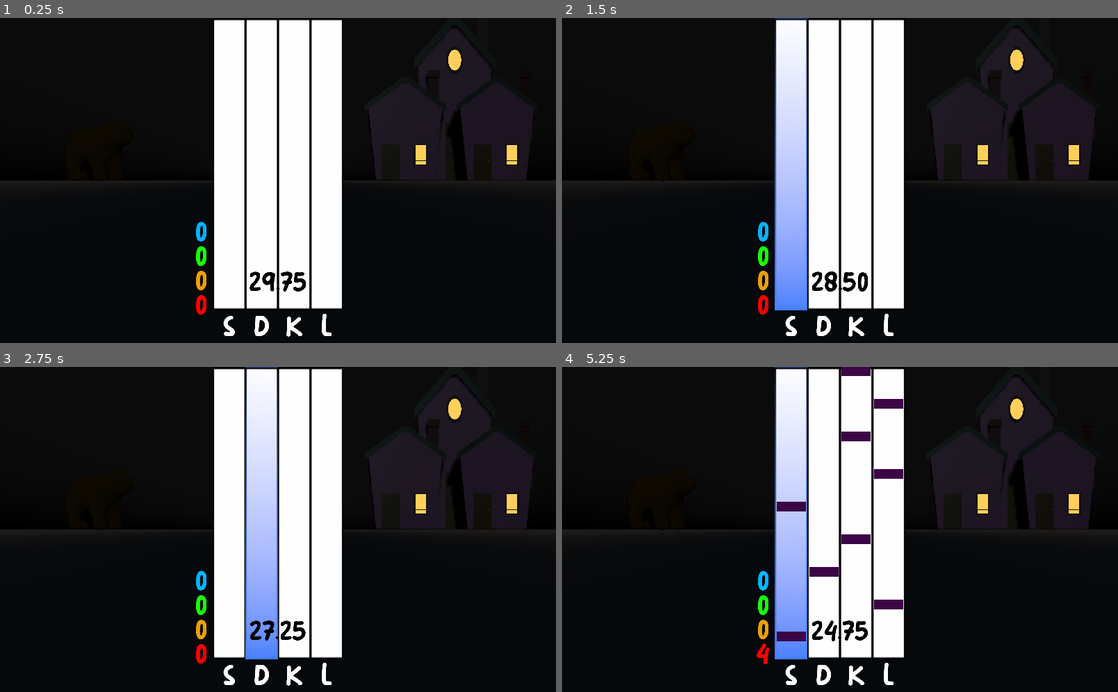
Above: before the commit, frames 1-4 (two rows, left to right).
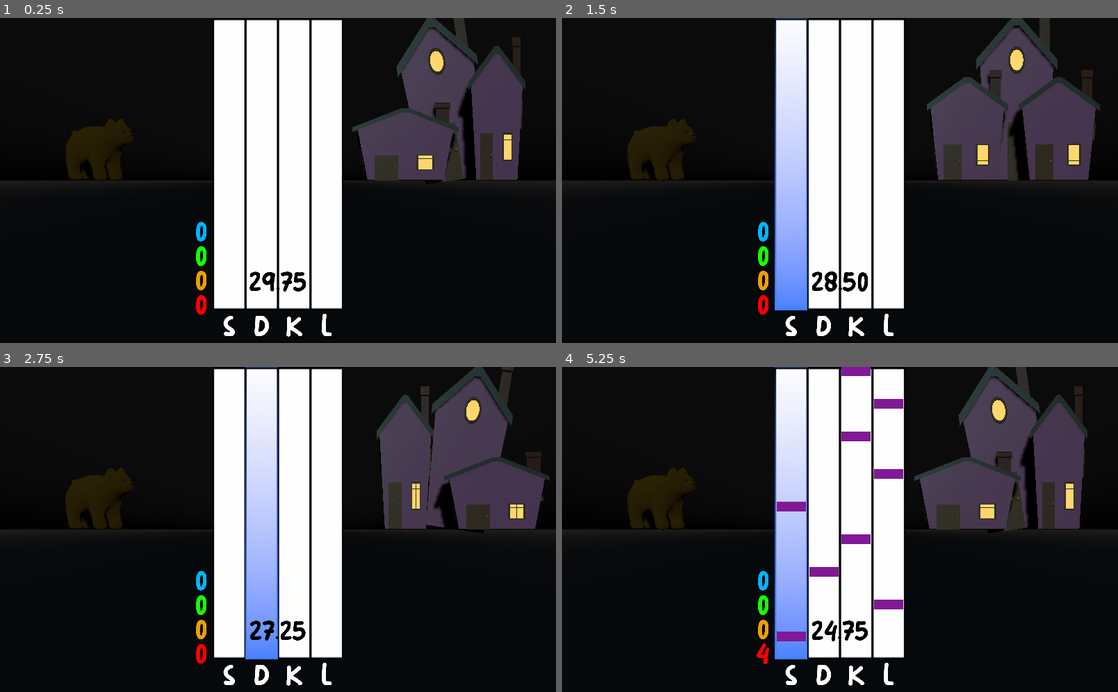
Above: after the commit, the same moments.

Repository: Xwilarg/BearJam
Game: Godot game, scene res://Scenes/Night.tscn
The game is run twice, just before and just after one commit, with the same random seed, the same clock (stepped at 60 frames per second) and the same inputs. This scene is started directly instead of the project's main scene.
Inputs (mouse positions are in pixels of both pictures, inside the frame that each line leads up to):
- Up to frame 1 (0.25 s): no input
- Up to frame 2 (1.5 s): tap Enter at 0.5 s; move the mouse to (962, 164) at 0.52 s; hold D (right) 0.53-1.28 s; tap K (Line_2) at 0.6 s; click (962, 164) at 0.67 s; move the mouse to (728, 196) at 1.27 s; hold S (backward) from 1.28 s (still down); tap L (Line_3) at 1.35 s
- Up to frame 3 (2.75 s): move the mouse to (333, 458) at 2.02 s; release S (backward) at 2.03 s; hold D (right) from 2.03 s (still down); hold Space (action_spacebar) from 2.03 s (still down)
- Up to frame 4 (5.25 s): move the mouse to (812, 594) at 2.77 s; release D (right) at 2.78 s; release Space (action_spacebar) at 2.78 s; hold W (forward) 2.78-3.53 s; tap one key every 0.75 s from 2.85 s: K (Line_2) L (Line_3) Space (action_spacebar) K (Line_2); click (812, 594) at 2.92 s; move the mouse to (1006, 578) at 3.52 s; hold A (left) 3.53-5.03 s; move the mouse to (673, 480) at 4.27 s; move the mouse to (867, 529) at 5.02 s; hold S (backward) from 5.03 s (still down); click (867, 529) at 5.17 s

The runs differ from the first frame. In frame 1, 11% of the frame differs, in the area x 12-96%, y 0-51%; in frame 2, 10%; in frame 3, 11%; in frame 4, 12%, in the area x 12-96%, y 0-85%.

Commit message:
Improve night scene

Diff:
--- a/Scenes/Night.tscn
+++ b/Scenes/Night.tscn
@@ -12,6 +12,8 @@
 [ext_resource path="res://assets/Bear.glb" type="PackedScene" id=10]
 [ext_resource path="res://assets/House2.glb" type="PackedScene" id=11]
 [ext_resource path="res://assets/House1.glb" type="PackedScene" id=12]
+[ext_resource path="res://Scripts/DancingHouse.gd" type="Script" id=13]
+[ext_resource path="res://assets/BouncingHouse.gd" type="Script" id=14]
 
 [sub_resource type="BoxShape" id=1]
 
@@ -194,25 +196,25 @@
 transform = Transform( 0.954433, 0, -0.298425, 0, 1, 0, 0.298425, 0, 0.954433, -1.30277, 1.62516, 3.11833 )
 visible = false
 light_color = Color( 0.796078, 0.176471, 0.176471, 1 )
-light_energy = 3.0
+light_energy = 10.0
 
 [node name="SpotLight2" type="SpotLight" parent="Bear"]
 transform = Transform( 0.954433, 0, -0.298425, 0, 1, 0, 0.298425, 0, 0.954433, -1.30277, 1.62516, 3.11833 )
 visible = false
 light_color = Color( 0.176471, 0.333333, 0.796078, 1 )
-light_energy = 3.0
+light_energy = 10.0
 
 [node name="SpotLight3" type="SpotLight" parent="Bear"]
 transform = Transform( 0.954433, 0, -0.298425, 0, 1, 0, 0.298425, 0, 0.954433, -1.30277, 1.62516, 3.11833 )
 visible = false
 light_color = Color( 0.196078, 0.796078, 0.176471, 1 )
-light_energy = 3.0
+light_energy = 10.0
 
 [node name="SpotLight4" type="SpotLight" parent="Bear"]
 transform = Transform( 0.954433, 0, -0.298425, 0, 1, 0, 0.298425, 0, 0.954433, -1.30277, 1.62516, 3.11833 )
 visible = false
 light_color = Color( 0.690196, 0.796078, 0.176471, 1 )
-light_energy = 3.0
+light_energy = 10.0
 
 [node name="WorldEnvironment" type="WorldEnvironment" parent="."]
 environment = SubResource( 10 )
@@ -220,16 +222,20 @@
 [node name="DirectionalLight" type="DirectionalLight" parent="WorldEnvironment"]
 transform = Transform( 0.992678, -0.0390419, 0.114312, 0, 0.946328, 0.323207, -0.120795, -0.320841, 0.939399, 0, 6.10858, 0 )
 light_color = Color( 0.796078, 1, 0.972549, 1 )
-light_energy = 0.1
+light_energy = 0.5
 shadow_enabled = true
 
 [node name="House1" parent="." instance=ExtResource( 12 )]
 transform = Transform( 0.5, 0, 0, 0, 0.8, 0, 0, 0, 0.8, 5.424, 5, -6.316 )
+script = ExtResource( 13 )
 
 [node name="House2" parent="." instance=ExtResource( 11 )]
 transform = Transform( 0.5, 0, 0, 0, 0.5, 0, 0, 0, 0.5, 3.90852, 5, -3.27339 )
+script = ExtResource( 14 )
 
 [node name="House3" parent="." instance=ExtResource( 11 )]
 transform = Transform( 0.5, 0, 0, 0, 0.5, 0, 0, 0, 0.5, 6.72314, 5, -3.24579 )
+script = ExtResource( 14 )
+dir = false
 
 [connection signal="body_entered" from="Miss Area" to="." method="_on_Miss_Area_body_entered"]
--- /dev/null
+++ b/Scripts/DancingHouse.gd
@@ -0,0 +1,11 @@
+extends Spatial
+
+var dir = true
+var timer = 0.25
+
+func _process(delta):
+	if timer <= 0:
+		dir = !dir
+		timer = 0.5
+	rotate_z(0.6 * delta * (1 if dir else -1))
+	timer -= delta
--- /dev/null
+++ b/assets/BouncingHouse.gd
@@ -0,0 +1,12 @@
+extends Spatial
+
+export var dir = true
+var timer = 0.25
+
+func _process(delta):
+	if timer <= 0:
+		dir = !dir
+		timer = 0.5
+	var mov = 0.6 * delta * (1 if dir else -1)
+	scale = Vector3(scale.x + mov, scale.y - mov, scale.z)
+	timer -= delta
Not shown: 1 places in Scenes/Night.tscn that only renumber resources
